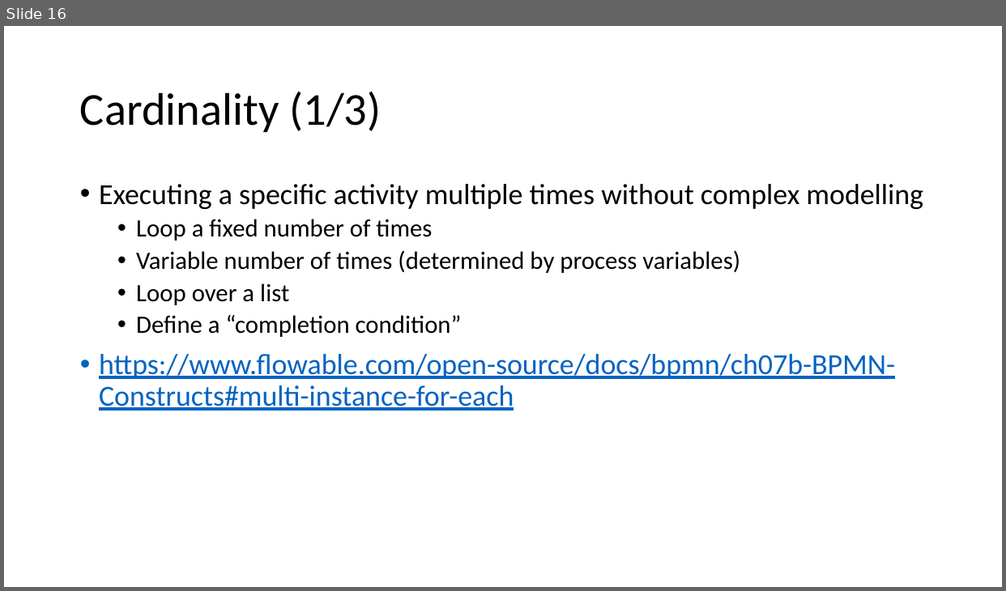
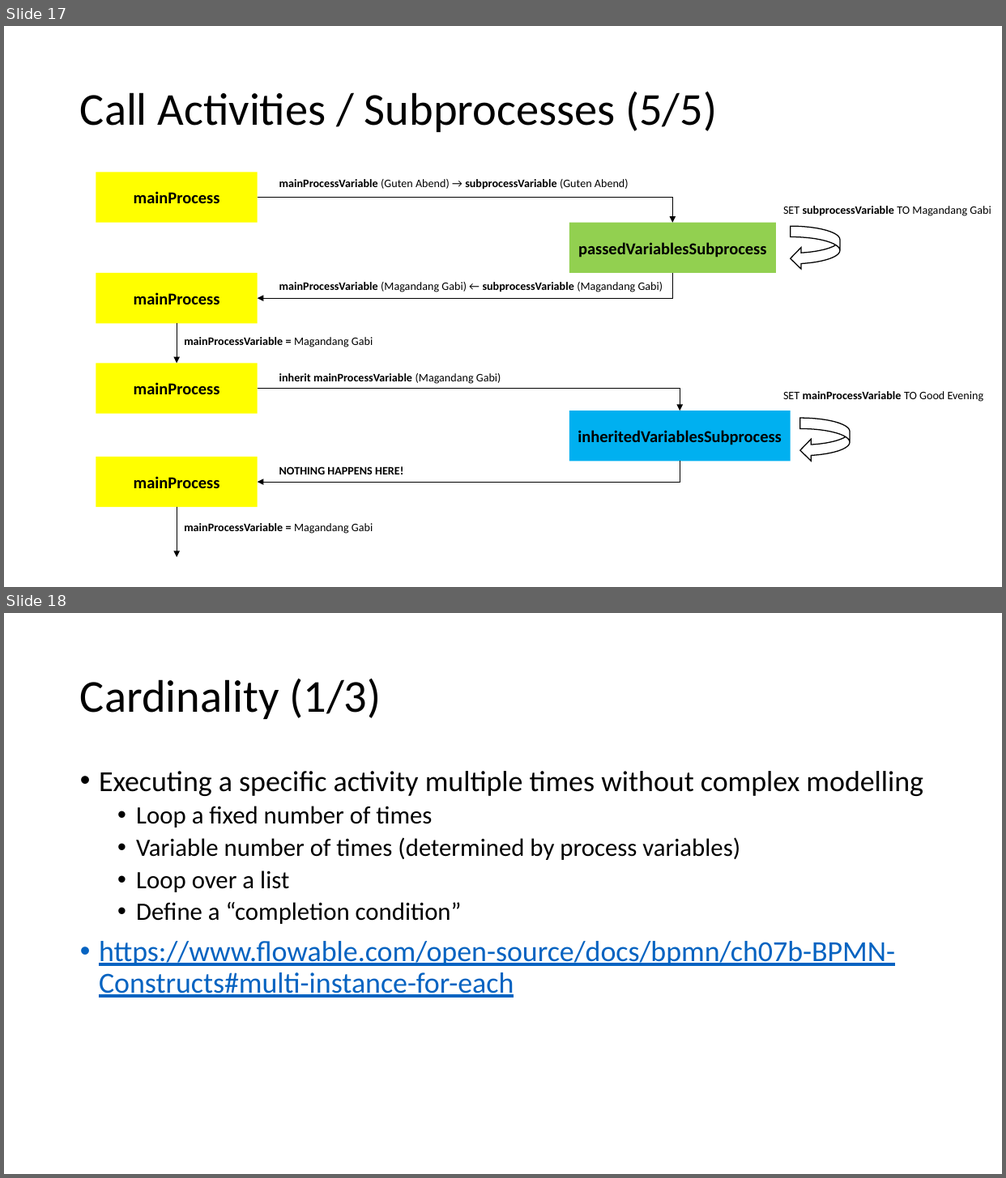
Before and after one commit to nkilchenmann/niks-flowable-demo, a slide deck: flowable-demo/src/main/resources/devsupport/Flowable_Demo.pptx. Shown one above the other, each under a label of ours: slide 16 before the commit, slides 17 and 18 after it. The pictures are 1006x591 and 1006x1178 pixels, drawn with LibreOffice and Linux fonts; fonts in the diff are those of the drawing. Boxes give left, top, right and bottom in pixels: in the first picture for what was removed or moved away, otherwise in the second. Text is boxed around its words. In the diff, an @@ line names an element or a change of style, - is before the commit and + after.

Commit message:
added call activity variables example

```diff
--- a/flowable-demo/src/main/resources/devsupport/Flowable_Demo.pptx
+++ b/flowable-demo/src/main/resources/devsupport/Flowable_Demo.pptx
@@ slide 17 added at box(4, 26, 1002, 587), background #FFFFFF @@
@@ title added at box(80, 92, 717, 132), 44 pt, text #000000 @@
+Call Activities / Subprocesses (5/5)
@@ rectangle added at box(96, 172, 258, 222), fill #FFFF00, 16 pt, text #000000, bold @@
+mainProcess
@@ text added at box(279, 179, 629, 190), 11 pt, text #000000, bold @@
+mainProcessVariable (Guten Abend) → subprocessVariable (Guten Abend)
@@ elbow arrow added from (258, 198) to (672, 223), #000000 0.5 pt @@
@@ text added at box(783, 206, 991, 216), 11 pt, text #000000 @@
+SET subprocessVariable TO Magandang Gabi
@@ rectangle added at box(569, 223, 776, 273), fill #92D050, 16 pt, text #000000, bold @@
+passedVariablesSubprocess
@@ curved left arrow added at box(791, 226, 840, 269), outline #000000 1 pt @@
@@ rectangle added at box(96, 273, 258, 323), fill #FFFF00, 16 pt, text #000000, bold @@
+mainProcess
@@ elbow arrow added from (672, 273) to (258, 298), #000000 0.5 pt @@
@@ text added at box(279, 282, 663, 292), 11 pt, text #000000, bold @@
+mainProcessVariable (Magandang Gabi) ← subprocessVariable (Magandang Gabi)
@@ arrow added from (177, 324) to (177, 364), #000000 0.5 pt @@
@@ text added at box(184, 337, 373, 348), 11 pt, text #000000, bold @@
+mainProcessVariable = Magandang Gabi
@@ rectangle added at box(96, 364, 258, 414), fill #FFFF00, 16 pt, text #000000, bold @@
+mainProcess
@@ elbow arrow added from (258, 388) to (680, 411), #000000 0.5 pt @@
@@ text added at box(279, 373, 501, 384), 11 pt, text #000000, bold @@
+inherit mainProcessVariable (Magandang Gabi)
@@ rectangle added at box(569, 411, 790, 461), fill #00B0F0, 16 pt, text #000000, bold @@
+inheritedVariablesSubprocess
@@ text added at box(783, 391, 984, 402), 11 pt, text #000000, bold @@
+SET mainProcessVariable TO Good Evening
@@ curved left arrow added at box(800, 418, 850, 462), outline #000000 1 pt @@
@@ rectangle added at box(96, 457, 258, 507), fill #FFFF00, 16 pt, text #000000, bold @@
+mainProcess
@@ elbow arrow added from (680, 462) to (258, 482), #000000 0.5 pt @@
@@ text added at box(279, 467, 403, 475), 11 pt, text #000000, bold @@
+NOTHING HAPPENS HERE!
@@ arrow added from (177, 507) to (177, 557), #000000 0.5 pt @@
@@ text added at box(184, 523, 373, 534), 11 pt, text #000000, bold @@
+mainProcessVariable = Magandang Gabi
@@ what was slide 16 is now slide 18 @@
```
Also in this commit, not shown: 3 slides changed, 1 other slide added, 7 other files.
